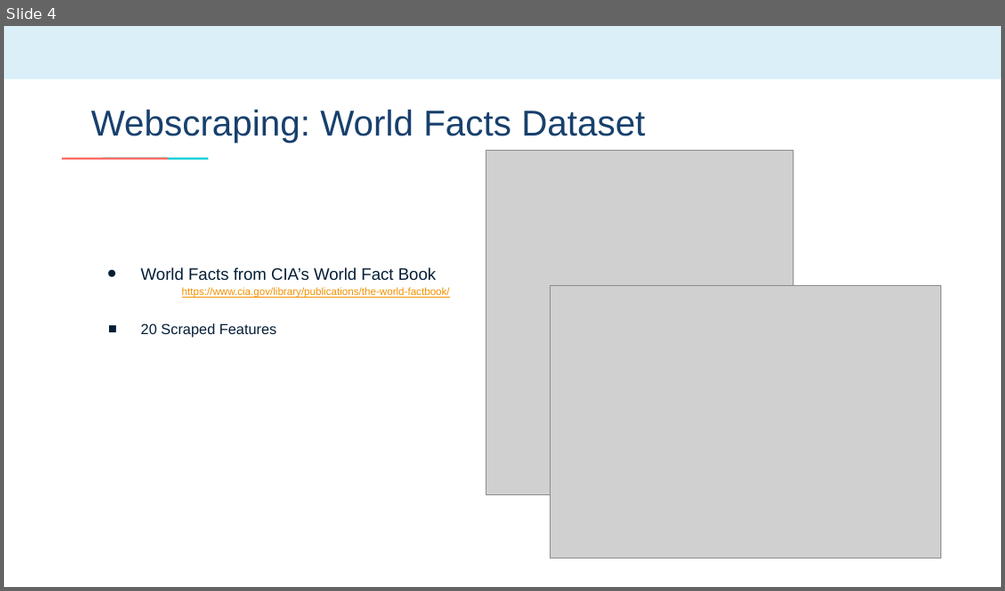
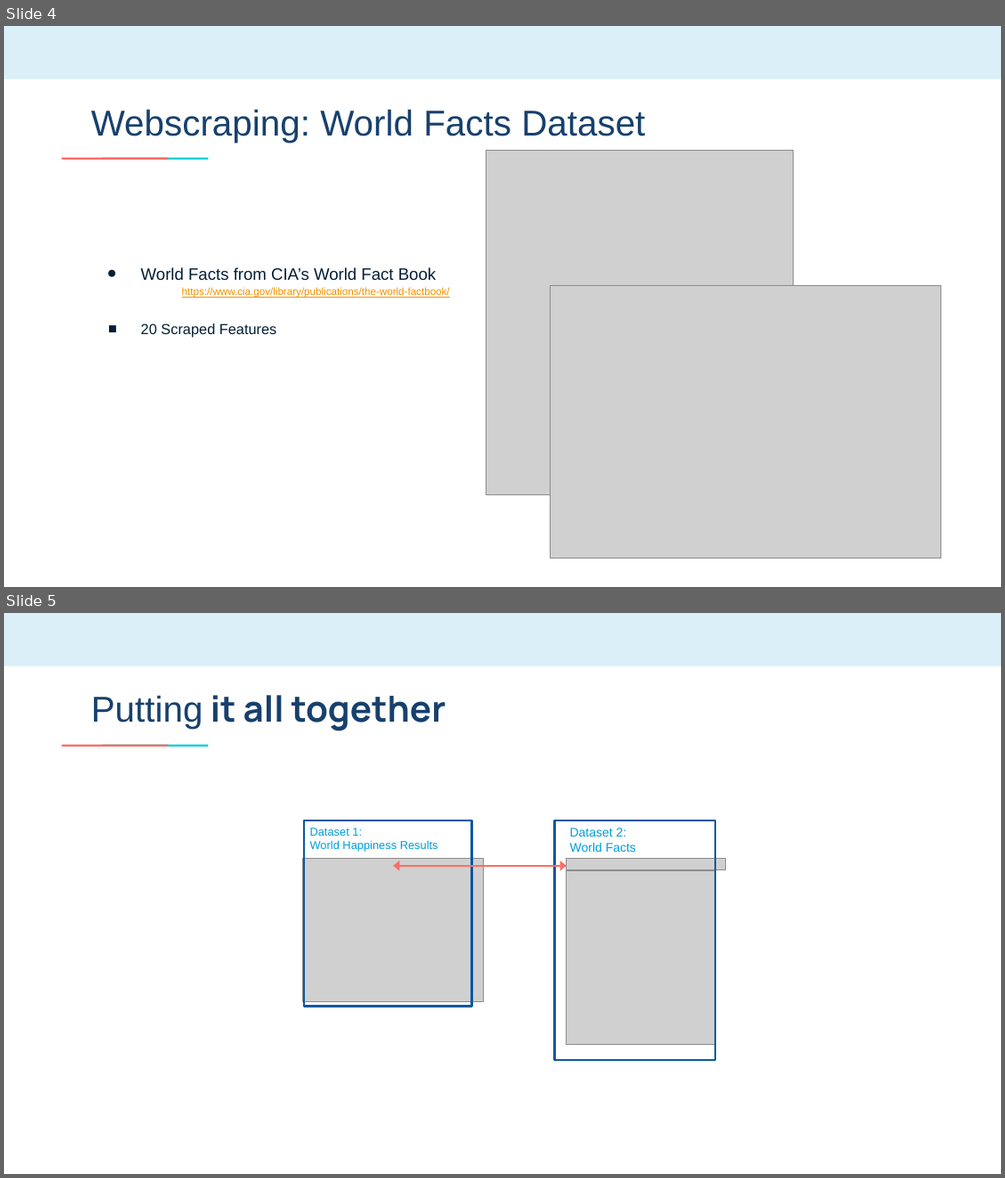
Before and after one commit to emilyageller/Geller_Metis, a slide deck: Project 2/Project2-World Happiness.pptx. Shown one above the other, each under a label of ours: slide 4 before the commit, slides 4 and 5 after it. The pictures are 1005x591 and 1005x1178 pixels, drawn with LibreOffice and Linux fonts; fonts in the diff are those of the drawing; grey boxes stand for pictures. Boxes give left, top, right and bottom in pixels: in the first picture for what was removed or moved away, otherwise in the second. Text is boxed around its words. In the diff, an @@ line names an element or a change of style, - is before the commit and + after.

```diff
--- a/Project 2/Project2-World Happiness.pptx
+++ b/Project 2/Project2-World Happiness.pptx
@@ slide 5 added at (x1=4, y1=613, x2=1001, y2=1174), background #FFFFFF; not listed: 3 template elements that a slide beside it also shows @@
@@ title added at (x1=91, y1=695, x2=446, y2=731), 34.7 pt, text #17406D, bold @@
+Putting it all together
@@ rectangle added at (x1=304, y1=820, x2=471, y2=1005), outline #0C589F 2 pt @@
@@ rectangle added at (x1=554, y1=820, x2=715, y2=1060), outline #0C589F 2 pt @@
@@ text added at (x1=310, y1=827, x2=438, y2=852), 11 pt, text #009DD9 @@
+Dataset 1:
+World Happiness Results
@@ text added at (x1=570, y1=827, x2=636, y2=852), 12 pt, text #009DD9 @@
+Dataset 2:
+World Facts
@@ picture added at (x1=302, y1=859, x2=484, y2=1001) @@
@@ double arrow added from (394, 866) to (566, 866), #FF6C66 2 pt @@
@@ picture added at (x1=566, y1=871, x2=715, y2=1045) @@
@@ picture added at (x1=566, y1=859, x2=726, y2=869) @@
```
Also in this commit, not shown: 6 slides changed, 1 other slide added, 10 other files.
